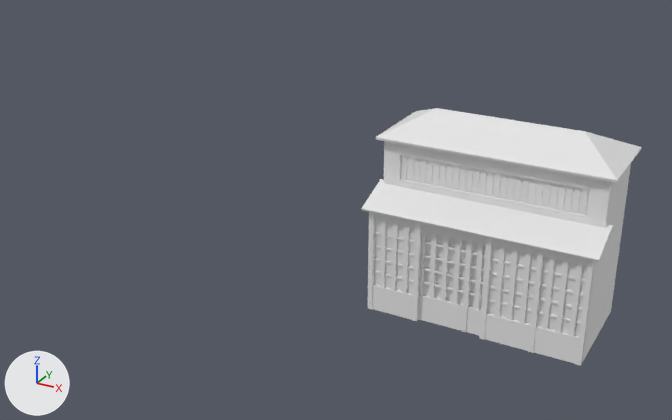
The Blender file SourceFiles/3D Models/House_01/House_01.blend: old version first, new version second.
Rendered twice from a camera (50 mm lens) standing at (4.8, -13.65, 8.65) and looking at (-3.31, 1.09, 1.28). Arrows for +X, +Y and +Z are at lower left; the lights stay in place. Objects named as collision shapes, trigger or cutter boxes, shadow casters or lower levels of detail are left out.

Names of what the first picture shows: 'Door_Sliding', 'Main'.
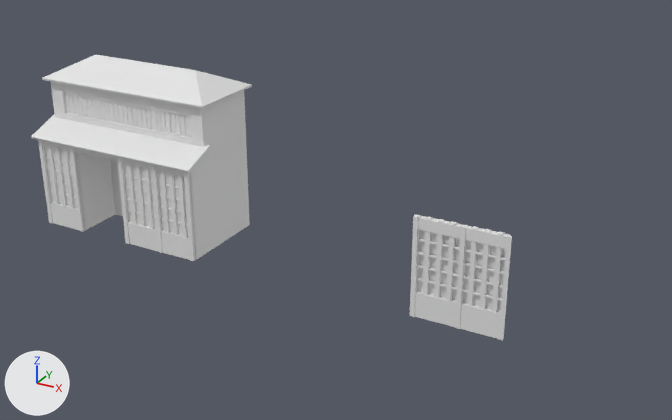
Location of each change, [x1, y1, x2, y2] in pixels of the pictures (672 x 420 px):
'Main', moved
    before: [361, 108, 642, 366]
    after: [31, 55, 252, 261]

Diff of the bpy script that builds the scene:
```diff
--- a/SourceFiles/3D Models/House_01/House_01.blend.py
+++ b/SourceFiles/3D Models/House_01/House_01.blend.py
@@ me_cube_002 @@
 me_cube_002.from_pydata(...)  # 572 vertices, 475 faces; spans x -2.13..2.13, y -1.42..0.87, z -3.17..0.45
 # used by ob_main; location = (0.0, 1.25, 3.17)
+# me_cube_002 part 1: the whole mesh is moved by (0.0, 1.25, 3.17)
 me_cube_002.materials.append(mat_roof_tile)
@@ ob_main @@
 ob_main = bpy.data.objects.new('Main', me_cube_002)
-ob_main.location = (0.0, 1.25, 3.17)
+ob_main.location = (-8.0, 0.0, 0.0)
```
